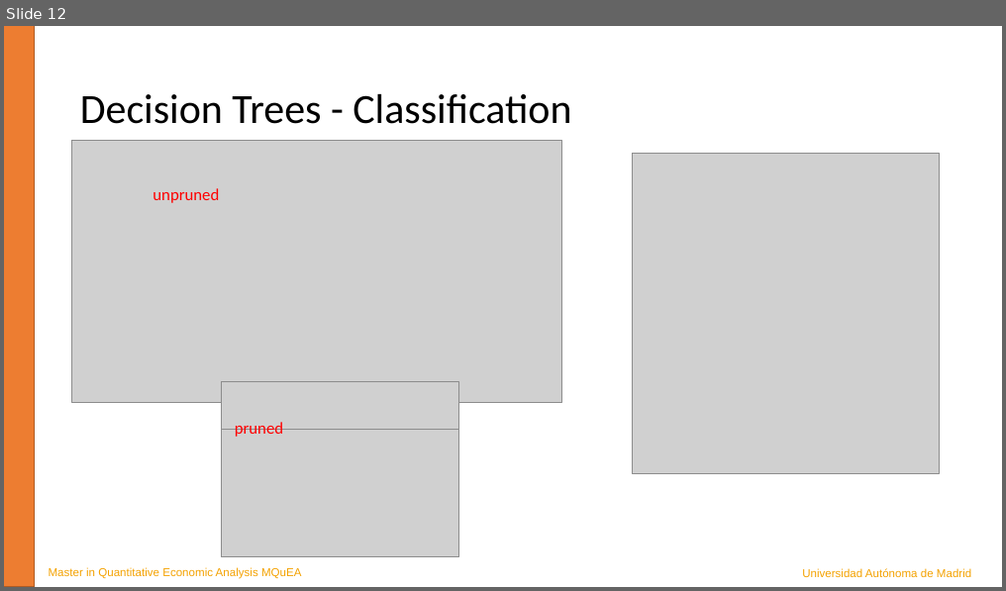
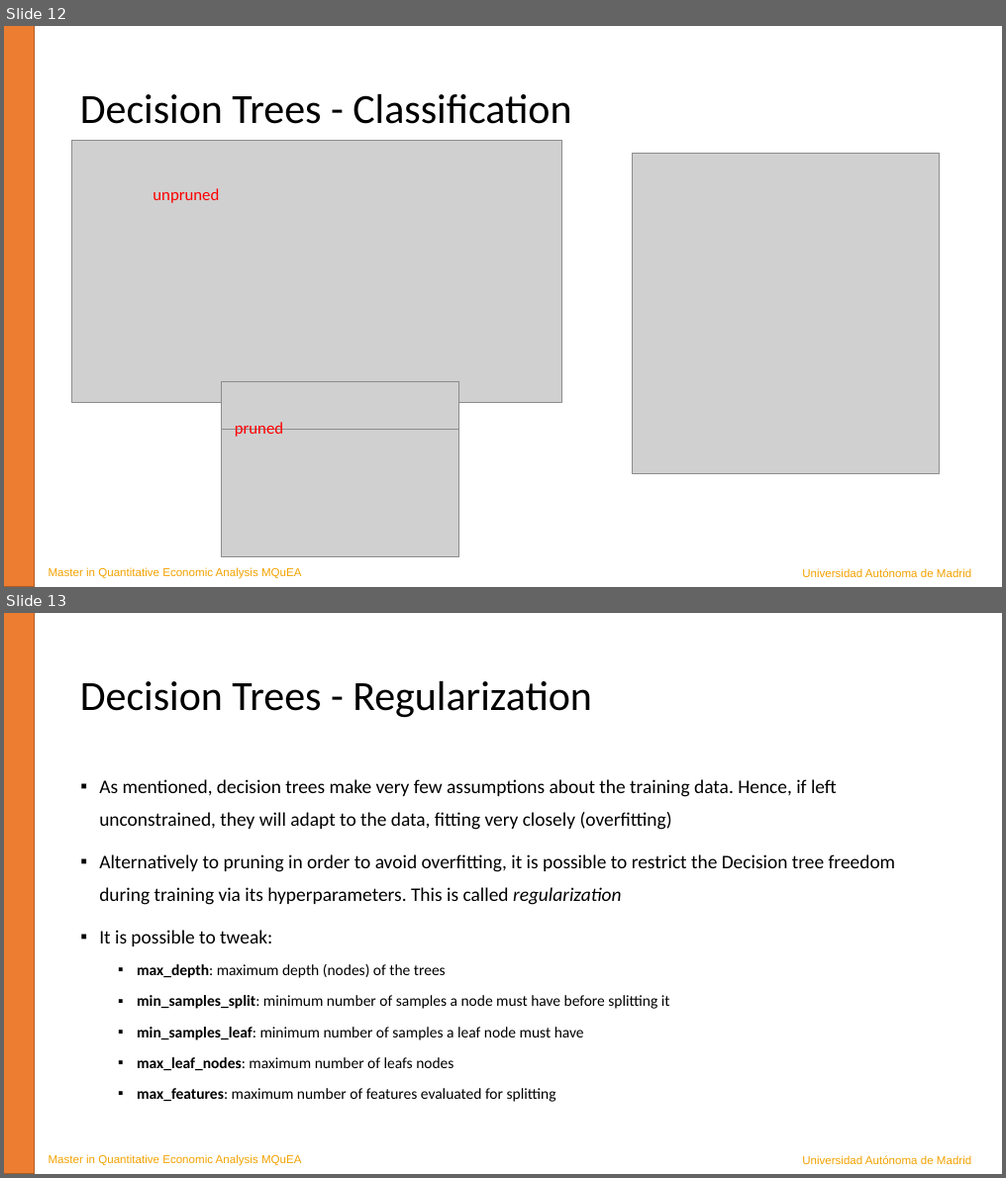
Before and after one commit to JavierBas/IMLEF-MQuEA, a slide deck: Course content/Slides/Topic 5 - Tree-based methods.pptx. Shown one above the other, each under a label of ours: slide 12 before the commit, slides 12 and 13 after it. The pictures are 1006x591 and 1006x1178 pixels, drawn with LibreOffice and Linux fonts; fonts in the diff are those of the drawing; grey boxes stand for pictures. Boxes give left, top, right and bottom in pixels: in the first picture for what was removed or moved away, otherwise in the second. Text is boxed around its words. In the diff, an @@ line names an element or a change of style, - is before the commit and + after.

```diff
--- a/Course content/Slides/Topic 5 - Tree-based methods.pptx
+++ b/Course content/Slides/Topic 5 - Tree-based methods.pptx
@@ slide 13 added at (x1=4, y1=613, x2=1002, y2=1174), background #FFFFFF @@
@@ rectangle added at (x1=4, y1=613, x2=35, y2=1174), fill #ED7D31, outline #AF5C24 1 pt @@
@@ title added at (x1=80, y1=681, x2=592, y2=718), 40 pt, text #000000 @@
+Decision Trees - Regularization
@@ text added at (x1=99, y1=779, x2=896, y2=1102), 18.5 pt, text #000000 @@
+▪ As mentioned, decision trees make very few assumptions about the training data. Hence, if left unconstrained, they will adapt to the data, fitting very closely (overfitting)
+▪ Alternatively to pruning in order to avoid overfitting, it is possible to restrict the Decision tree freedom during training via its hyperparameters. This is called regularization
+▪ It is possible to tweak:
+  ▪ max_depth: maximum depth (nodes) of the trees
+  ▪ min_samples_split: minimum number of samples a node must have before splitting it
+  ▪ min_samples_leaf: minimum number of samples a leaf node must have
+  ▪ max_leaf_nodes: maximum number of leafs nodes
+  ▪ max_features: maximum number of features evaluated for splitting
@@ text added at (x1=49, y1=1155, x2=301, y2=1166), 11 pt, text #F4A200 @@
+Master in Quantitative Economic Analysis MQuEA
@@ text added at (x1=802, y1=1156, x2=971, y2=1164), 11 pt, text #F4A200 @@
+Universidad Autónoma de Madrid
```
Also in this commit, not shown: 3 slides changed, 6 other slides added, 1 other file.
